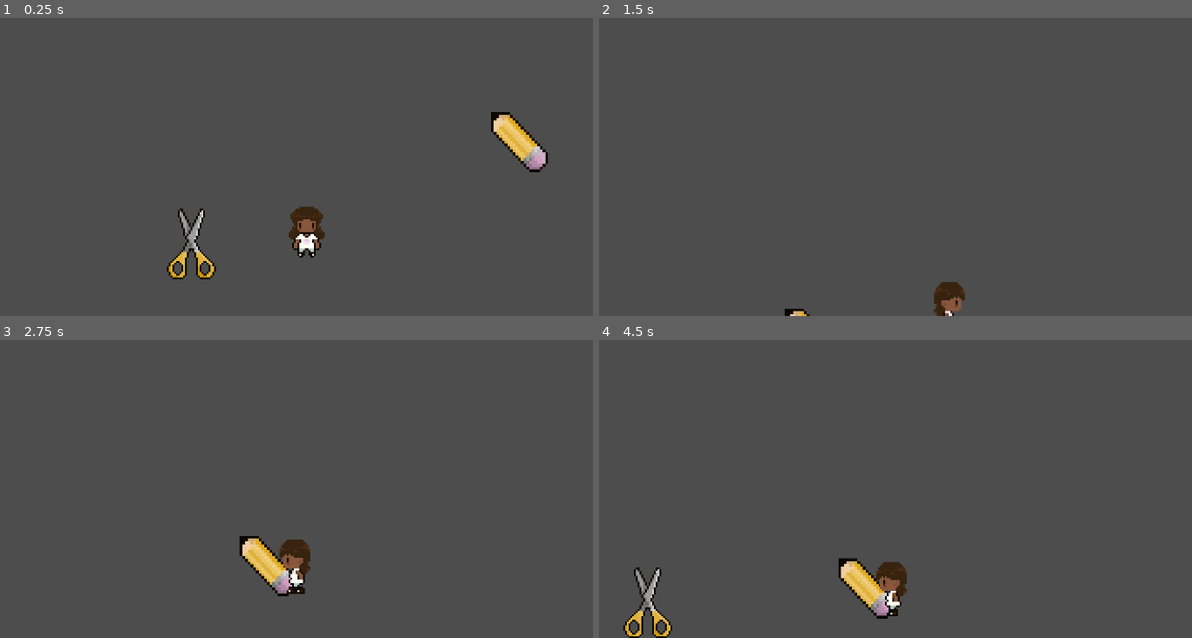
Above: before the commit, frames 1-4 (two rows, left to right).
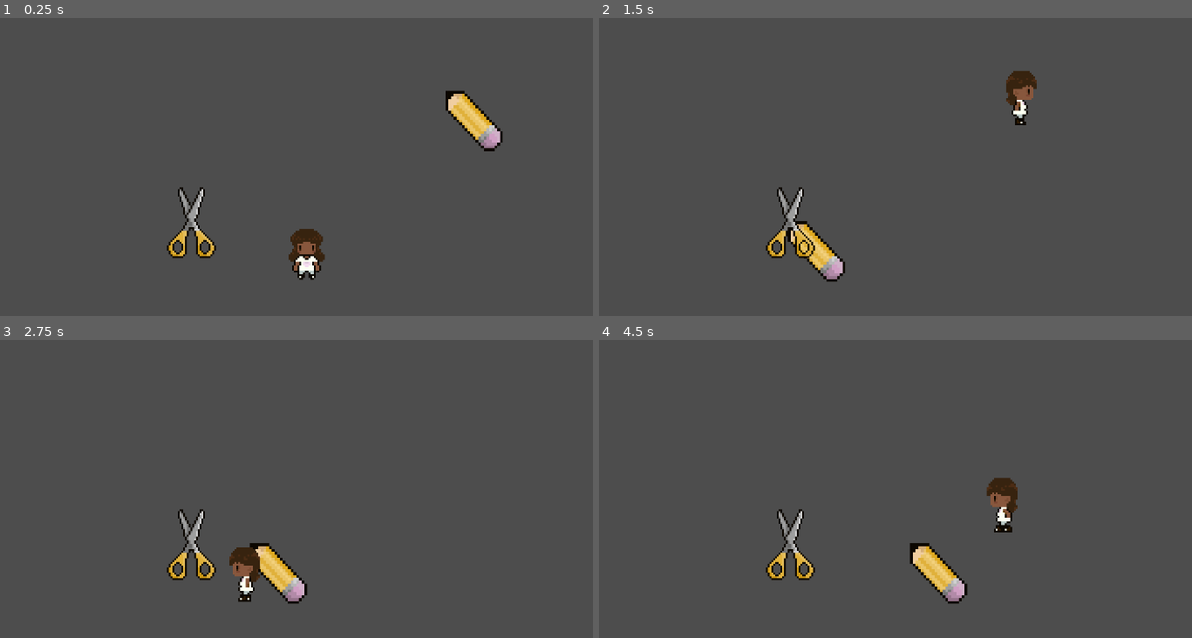
Above: after the commit, the same moments.

Repository: anajshah/Junior_Year_Game
Game: Godot game, scene res://scenes/period_3_boss_battle.tscn
Same seed, same stepped clock (60 frames per second), same inputs: the game is played once before the commit and once after it.
Inputs:
- Up to frame 1 (0.25 s): no input
- Up to frame 2 (1.5 s): tap Enter (ui_accept) at 0.5, 0.77 s; hold Right (ui_right) from 0.53 s (still down); tap Alt at 0.6 s; tap Shift at 1.35 s
- Up to frame 3 (2.75 s): tap Enter (ui_accept) at 1.52 s; release Right (ui_right) at 2.03 s; hold Left (ui_left) from 2.03 s (still down); tap Alt at 2.1 s
- Up to frame 4 (4.5 s): release Left (ui_left) at 2.78 s; hold Right (ui_right) 2.78-4.28 s; tap Shift at 2.85, 4.35 s; tap Enter (ui_accept) at 3.02, 3.77 s; tap Alt at 3.6 s; hold Left (ui_left) from 4.28 s (still down)

The runs differ from the first frame. In frame 1, 4.3% of the frame differs, in the area x 28-93%, y 24-89%; in frame 2, 2.8%; in frame 3, 2.8%; in frame 4, 4.8%, in the area x 4-71%, y 46-100%.

Commit message:
hour 12 lots ofsmall details and period 2 final boss battle is being built

Diff:
--- /dev/null
+++ b/scenes/evil_integral.tscn
@@ -0,0 +1,19 @@
+[gd_scene load_steps=3 format=3 uid="uid://c12c661cwnjde"]
+
+[ext_resource type="Texture2D" uid="uid://ca745sqirc1ck" path="res://assets/sprites/props/Untitled_Artwork 57.png" id="1_4qx46"]
+
+[sub_resource type="SpriteFrames" id="SpriteFrames_dem7l"]
+animations = [{
+"frames": [{
+"duration": 1.0,
+"texture": ExtResource("1_4qx46")
+}],
+"loop": true,
+"name": &"default",
+"speed": 5.0
+}]
+
+[node name="evil-integral" type="AnimatableBody2D"]
+
+[node name="AnimatedSprite2D" type="AnimatedSprite2D" parent="."]
+sprite_frames = SubResource("SpriteFrames_dem7l")
--- a/scenes/gatsbys_car.tscn
+++ b/scenes/gatsbys_car.tscn
@@ -20,6 +20,6 @@
 texture = ExtResource("2_vagbq")
 
 [node name="Timer" type="Timer" parent="."]
-wait_time = 0.2
+wait_time = 0.3
 
 [connection signal="timeout" from="Timer" to="." method="_on_timer_timeout"]
--- /dev/null
+++ b/scenes/period_2_boss_battle.tscn
@@ -0,0 +1,47 @@
+[gd_scene load_steps=7 format=3 uid="uid://cg7hwprgulp2m"]
+
+[ext_resource type="PackedScene" uid="uid://bfkdy3pkror0k" path="res://scenes/player.tscn" id="1_14km5"]
+[ext_resource type="Texture2D" uid="uid://c7ky15utwsnq2" path="res://assets/sprites/props/IMG_2538.jpg" id="2_8et7k"]
+[ext_resource type="PackedScene" uid="uid://c12c661cwnjde" path="res://scenes/evil_integral.tscn" id="3_7733r"]
+
+[sub_resource type="WorldBoundaryShape2D" id="WorldBoundaryShape2D_8et7k"]
+
+[sub_resource type="WorldBoundaryShape2D" id="WorldBoundaryShape2D_7733r"]
+normal = Vector2(1, 0)
+distance = -125.0
+
+[sub_resource type="WorldBoundaryShape2D" id="WorldBoundaryShape2D_puyso"]
+normal = Vector2(-1, 0)
+distance = -261.0
+
+[node name="period_2_boss_battle" type="Node2D"]
+
+[node name="Camera2D" type="Camera2D" parent="."]
+position = Vector2(68, -65)
+offset = Vector2(0, -30)
+zoom = Vector2(3, 3)
+position_smoothing_enabled = true
+
+[node name="Player" parent="." instance=ExtResource("1_14km5")]
+position = Vector2(68, -65)
+
+[node name="StaticBody2D" type="StaticBody2D" parent="."]
+
+[node name="CollisionShape2D" type="CollisionShape2D" parent="StaticBody2D"]
+position = Vector2(61, 0)
+shape = SubResource("WorldBoundaryShape2D_8et7k")
+
+[node name="CollisionShape2D2" type="CollisionShape2D" parent="StaticBody2D"]
+shape = SubResource("WorldBoundaryShape2D_7733r")
+
+[node name="CollisionShape2D3" type="CollisionShape2D" parent="StaticBody2D"]
+shape = SubResource("WorldBoundaryShape2D_puyso")
+
+[node name="Img2538" type="Sprite2D" parent="."]
+z_index = -1
+position = Vector2(68.00001, -106.00001)
+scale = Vector2(0.1908482, 0.1908482)
+texture = ExtResource("2_8et7k")
+
+[node name="evil-integral" parent="." instance=ExtResource("3_7733r")]
+position = Vector2(-13, -103)
--- a/scenes/period_3_boss_battle.tscn
+++ b/scenes/period_3_boss_battle.tscn
@@ -7,6 +7,14 @@
 
 [sub_resource type="WorldBoundaryShape2D" id="WorldBoundaryShape2D_pacw4"]
 distance = -43.0
+
+[sub_resource type="WorldBoundaryShape2D" id="WorldBoundaryShape2D_p1iko"]
+normal = Vector2(1, 0)
+distance = -203.0
+
+[sub_resource type="WorldBoundaryShape2D" id="WorldBoundaryShape2D_chp20"]
+normal = Vector2(-1, 0)
+distance = -217.0
 
 [sub_resource type="CircleShape2D" id="CircleShape2D_chp20"]
 radius = 163.15012
@@ -17,8 +25,15 @@
 position = Vector2(33, -58)
 
 [node name="CollisionShape2D" type="CollisionShape2D" parent="Standing_floor"]
-position = Vector2(0, -1)
+position = Vector2(-11, 23)
 shape = SubResource("WorldBoundaryShape2D_pacw4")
+
+[node name="CollisionShape2D2" type="CollisionShape2D" parent="Standing_floor"]
+shape = SubResource("WorldBoundaryShape2D_p1iko")
+
+[node name="CollisionShape2D3" type="CollisionShape2D" parent="Standing_floor"]
+position = Vector2(-33, 1)
+shape = SubResource("WorldBoundaryShape2D_chp20")
 
 [node name="Gatsbys_car" parent="." instance=ExtResource("1_un7mv")]
 position = Vector2(155.00002, -94)
@@ -30,15 +45,15 @@
 position = Vector2(-133, -157)
 shape = SubResource("CircleShape2D_chp20")
 
-[node name="Player" parent="." instance=ExtResource("2_af0un")]
-
-[node name="Camera2D" type="Camera2D" parent="Player"]
+[node name="Camera2D" type="Camera2D" parent="."]
 position = Vector2(23.039642, -49.99832)
 scale = Vector2(0.1, 0.1)
 offset = Vector2(0, -30)
 zoom = Vector2(3, 3)
 position_smoothing_enabled = true
 
+[node name="Player" parent="." instance=ExtResource("2_af0un")]
+
 [node name="UntitledArtwork33" type="Sprite2D" parent="."]
 position = Vector2(-64, -29)
 texture = ExtResource("3_af0un")
--- a/scripts/gatsbys_car.gd
+++ b/scripts/gatsbys_car.gd
@@ -1,6 +1,6 @@
 extends CharacterBody2D
 
-const SPEED = 100.0
+const SPEED = 200.0
 @onready var timer: Timer = $Timer
 
 var player_pos: float
Binary file added: assets/sprites/props/IMG_2538.jpg
Not shown, added: assets/sprites/props/IMG_2538.jpg.import
Binary file added: assets/sprites/props/Untitled_Artwork 57.png
Not shown, added: assets/sprites/props/Untitled_Artwork 57.png.import
Not shown: 1 places in scenes/period_3_boss_battle.tscn that only renumber resources
